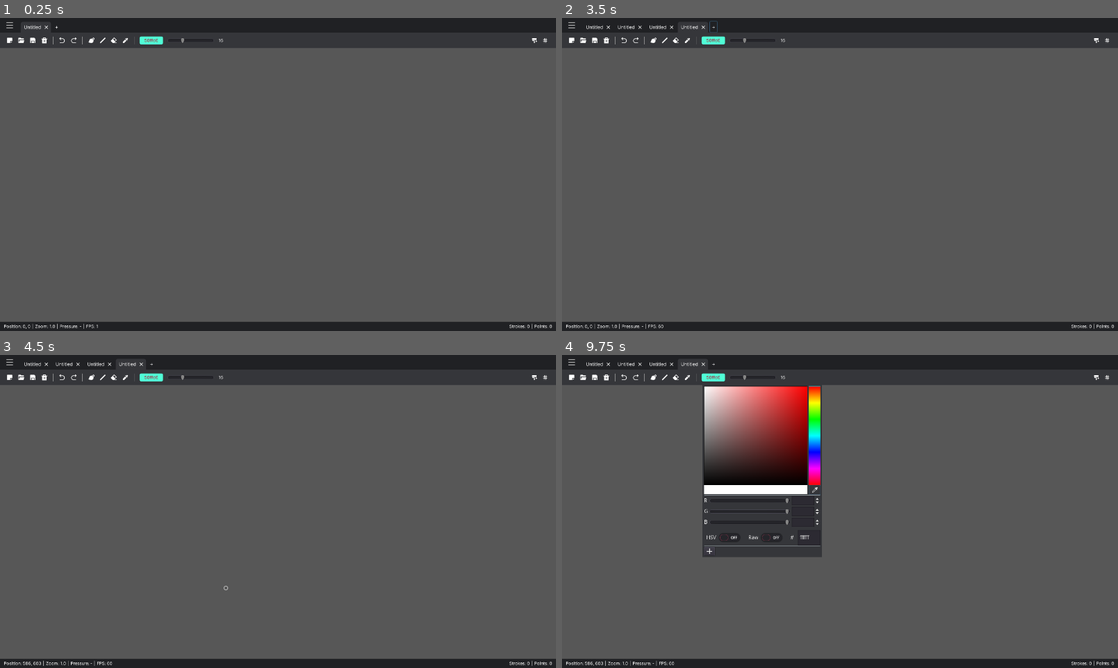
Above: before the commit, frames 1-4 (two rows, left to right).
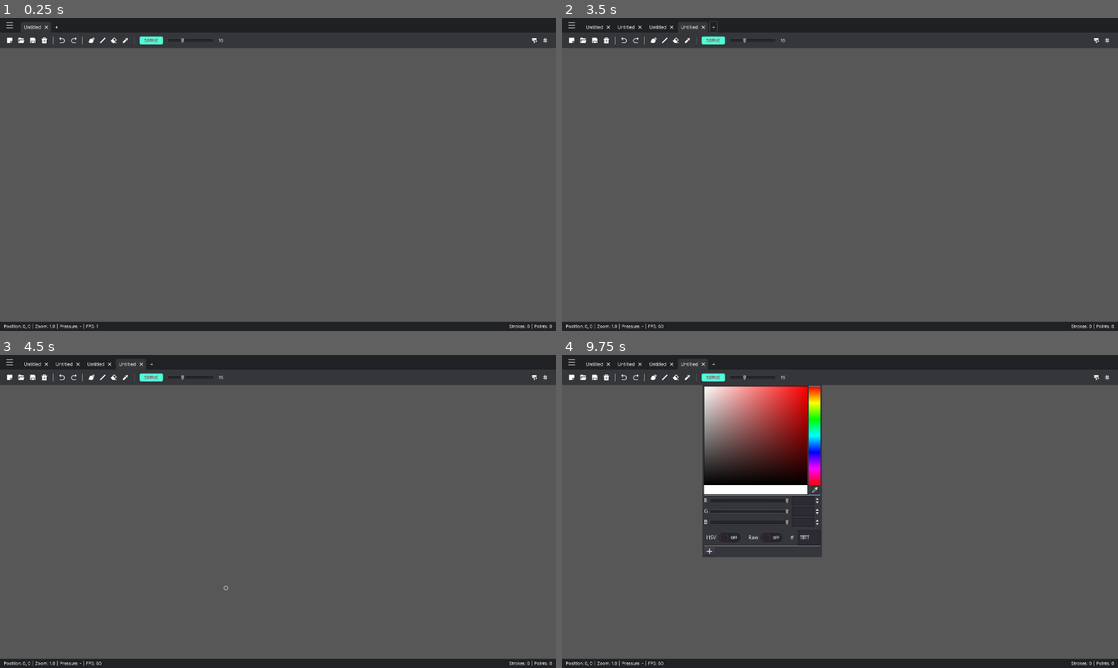
Above: after the commit, the same moments.

Repository: Epsilon0xCell/Lorien
Game: Godot game, scene res://Main.tscn
The game is run twice, just before and just after one commit, with the same random seed, the same clock (stepped at 60 frames per second) and the same inputs. The engine's default icon, where the game draws it, is replaced by a stand-in: a white triangle on a blue panel in a dark square.
Inputs (mouse positions are in pixels of both pictures, inside the frame that each line leads up to):
- Up to frame 1 (0.25 s): no input
- Up to frame 2 (3.5 s): click (573, 39) at 0.52 s; click (573, 39) at 1.27 s; click "Untitled" at 2 s; click "+" at 2.75 s
- Up to frame 3 (4.5 s): click (22, 376) at 3.5 s; click "Cancel" at 4.25 s
- Up to frame 4 (9.75 s): click (606, 376) at 5 s; click (623, 376) at 5.75 s; click (634, 376) at 6.5 s; click (650, 376) at 7.25 s; click (662, 376) at 8 s; click (689, 376) at 8.75 s; click "50ffd6" at 9.5 s

Frames 1-2 are identical in both runs. In frame 3, 0.1% of the frame differs, in the area x 4-21%, y 97-100%; in frame 4, 0.1%.

Commit message:
Handle unsaved changes on exit

Diff:
--- /dev/null
+++ b/lorien/Assets/Fonts/font_14b.tres
@@ -0,0 +1,8 @@
+[gd_resource type="DynamicFont" load_steps=2 format=2]
+
+[ext_resource path="res://Assets/Fonts/Inter-Bold.ttf" type="DynamicFontData" id=1]
+
+[resource]
+size = 14
+use_filter = true
+font_data = ExtResource( 1 )
--- a/lorien/InfiniteCanvas/InfiniteCanvas.gd
+++ b/lorien/InfiniteCanvas/InfiniteCanvas.gd
@@ -9,7 +9,6 @@
 	var point_count: int
 	var stroke_count: int
 	var current_pressure: float
-	var current_brush_position: Vector2
 
 # -------------------------------------------------------------------------------------------------
 onready var _line2d_container: Node2D = $Viewport/Strokes
@@ -49,13 +48,8 @@
 # -------------------------------------------------------------------------------------------------
 func _physics_process(delta: float) -> void:
 	if _is_enabled:
-		var brush_position: Vector2
-
-		if _last_mouse_motion != null:
-			brush_position = _camera.xform(_last_mouse_motion.global_position)
-			info.current_brush_position = brush_position
-
 		if _current_line_2d != null && _last_mouse_motion != null:
+			var brush_position: Vector2 = _camera.xform(_last_mouse_motion.global_position)
 			var pressure = _last_mouse_motion.pressure
 			pressure = pressure_curve.interpolate(pressure)
 			add_point(brush_position, pressure)
@@ -205,6 +199,10 @@
 	return _camera.zoom.x
 
 # -------------------------------------------------------------------------------------------------
+func get_camera_offset() -> Vector2:
+	return _camera.offset
+
+# -------------------------------------------------------------------------------------------------
 func clear() -> void:
 	for l in _line2d_container.get_children():
 		_line2d_container.remove_child(l)
--- a/lorien/Main.gd
+++ b/lorien/Main.gd
@@ -9,9 +9,12 @@
 onready var _ui_toolbar: UIToolbar = $UIToolbar
 
 onready var _file_dialog: FileDialog = $FileDialog
+onready var _ui_dialog_generic_alert: AcceptDialog = $GenericAlertDialog
+onready var _ui_dialog_unsaved_changes: WindowDialog = $UIDialogUnsavedChanges
 
 # -------------------------------------------------------------------------------------------------
 func _ready():
+	get_tree().set_auto_accept_quit(false)
 	_canvas.set_background_color(default_canvas_color)
 	_file_dialog.current_dir = Config.DEFAULT_FILE_DIALOG_PATH
 
@@ -30,9 +33,22 @@
 	_ui_titlebar.connect("project_selected", self, "_on_project_selected")
 	_ui_titlebar.connect("project_closed", self, "_on_project_closed")
 
+	_ui_dialog_unsaved_changes.connect("save_changes", self, "_on_exit_with_changes_saved")
+	_ui_dialog_unsaved_changes.connect("discard_changes", self, "_on_exit_with_changes_discarded")
+	_ui_dialog_unsaved_changes.connect("cancel_exit", self, "_on_exit_cancled")
+
 	# Create the default project
 	# TODO: once project managament is fully implemented, this should be replaced with last open (at exit) files
 	_create_default_project()
+
+# -------------------------------------------------------------------------------------------------
+func _notification(what):
+	if NOTIFICATION_WM_QUIT_REQUEST == what:
+		if !_ui_dialog_unsaved_changes.visible:
+			if ProjectManager.has_unsaved_changes():
+				_ui_dialog_unsaved_changes.popup()
+			else:
+				get_tree().quit()
 
 # -------------------------------------------------------------------------------------------------
 func _physics_process(delta):
@@ -40,7 +56,7 @@
 	_ui_statusbar.set_stroke_count(_canvas.info.stroke_count)
 	_ui_statusbar.set_point_count(_canvas.info.point_count)
 	_ui_statusbar.set_pressure(_canvas.info.current_pressure)
-	_ui_statusbar.set_brush_position(_canvas.info.current_brush_position)
+	_ui_statusbar.set_camera_position(_canvas.get_camera_offset())
 	_ui_statusbar.set_camera_zoom(_canvas.get_camera_zoom())
 	_ui_statusbar.set_fps(Engine.get_frames_per_second())
 
@@ -209,6 +225,23 @@
 		project.undo_redo.redo()
 
 # -------------------------------------------------------------------------------------------------
+func _on_exit_with_changes_saved() -> void:
+	if ProjectManager.has_unsaved_projects():
+		_ui_dialog_generic_alert.dialog_text = "Auto-saving not possible for file \"Untitled\".\nPlease save it manually."
+		_ui_dialog_generic_alert.popup_centered()
+	else:
+		ProjectManager.save_all_projects()
+		get_tree().quit()
+
+# -------------------------------------------------------------------------------------------------
+func _on_exit_with_changes_discarded() -> void:
+	get_tree().quit()
+
+# -------------------------------------------------------------------------------------------------
+func _on_exit_cancled() -> void:
+	_ui_dialog_unsaved_changes.hide()
+
+# -------------------------------------------------------------------------------------------------
 func _on_InfiniteCanvas_mouse_entered():
 	_canvas.enable()
 
--- a/lorien/Main.tscn
+++ b/lorien/Main.tscn
@@ -6,6 +6,7 @@
 [ext_resource path="res://UI/UITitlebar.tscn" type="PackedScene" id=4]
 [ext_resource path="res://UI/UIMenuPopup.tscn" type="PackedScene" id=5]
 [ext_resource path="res://UI/UIToolbar.tscn" type="PackedScene" id=6]
+[ext_resource path="res://UI/Dialogs/UIDialogUnsavedChanges.tscn" type="PackedScene" id=7]
 
 [sub_resource type="StyleBoxFlat" id=1]
 bg_color = Color( 0.207843, 0.211765, 0.227451, 1 )
@@ -62,6 +63,16 @@
 current_file = "Lorien"
 current_path = "/Projects/Other/lorien/lorien/Lorien"
 
+[node name="UIDialogUnsavedChanges" parent="." instance=ExtResource( 7 )]
+anchor_left = 0.5
+anchor_top = 0.5
+anchor_right = 0.5
+anchor_bottom = 0.5
+margin_left = -203.0
+margin_top = -55.0
+margin_right = 203.0
+margin_bottom = 55.0
+
 [node name="BrushColorPickerPopup" type="Popup" parent="."]
 margin_left = 364.0
 margin_top = 77.0
@@ -81,10 +92,10 @@
 }
 
 [node name="ColorPicker" type="ColorPicker" parent="BrushColorPickerPopup/PanelContainer"]
-margin_left = 80.0
-margin_top = 80.0
-margin_right = 388.0
-margin_bottom = 518.0
+margin_left = 104.0
+margin_top = 104.0
+margin_right = 412.0
+margin_bottom = 542.0
 edit_alpha = false
 __meta__ = {
 "_edit_use_anchors_": false
@@ -111,10 +122,10 @@
 }
 
 [node name="ColorPicker" type="ColorPicker" parent="BackgroundColorPickerPopup/PanelContainer"]
-margin_left = 80.0
-margin_top = 80.0
-margin_right = 390.0
-margin_bottom = 518.0
+margin_left = 104.0
+margin_top = 104.0
+margin_right = 414.0
+margin_bottom = 542.0
 edit_alpha = false
 __meta__ = {
 "_edit_use_anchors_": false
@@ -124,5 +135,16 @@
 margin_top = 38.0
 margin_bottom = 238.0
 
+[node name="GenericAlertDialog" type="AcceptDialog" parent="."]
+anchor_left = 0.5
+anchor_top = 0.5
+anchor_right = 0.5
+anchor_bottom = 0.5
+margin_left = -41.5
+margin_top = -29.0
+margin_right = 41.5
+margin_bottom = 29.0
+dialog_text = "Generic message. "
+
 [connection signal="mouse_entered" from="InfiniteCanvas" to="." method="_on_InfiniteCanvas_mouse_entered"]
 [connection signal="mouse_exited" from="InfiniteCanvas" to="." method="_on_InfiniteCanvas_mouse_exited"]
--- a/lorien/ProjectManager/ProjectManager.gd
+++ b/lorien/ProjectManager/ProjectManager.gd
@@ -51,6 +51,12 @@
 	project.dirty = false
 
 # -------------------------------------------------------------------------------------------------
+func save_all_projects() -> void:
+	for p in _open_projects:
+		if !p.filepath.empty() && p.loaded && p.dirty:
+			save_project(p)
+
+# -------------------------------------------------------------------------------------------------
 func _load_project(project: Project) -> void:
 	if !project.loaded:
 		Serializer.deserialize(project)
@@ -73,6 +79,20 @@
 	return null
 
 # -------------------------------------------------------------------------------------------------
+func has_unsaved_changes() -> bool:
+	for p in _open_projects:
+		if p.dirty:
+			return true
+	return false
+
+# -------------------------------------------------------------------------------------------------
+func has_unsaved_projects() -> bool:
+	for p in _open_projects:
+		if p.dirty && p.filepath.empty():
+			return true
+	return false
+
+# -------------------------------------------------------------------------------------------------
 func get_project_count() -> int:
 	return _open_projects.size()
 
--- /dev/null
+++ b/lorien/UI/Dialogs/UIDialogUnsavedChanges.gd
@@ -0,0 +1,14 @@
+extends WindowDialog
+
+# -------------------------------------------------------------------------------------------------
+const ACTION_DISCARD := "discard_changes"
+
+# -------------------------------------------------------------------------------------------------
+signal cancel_exit
+signal save_changes
+signal discard_changes
+
+# -------------------------------------------------------------------------------------------------
+func _on_CancelButton_pressed(): emit_signal("cancel_exit")
+func _on_SaveButton_pressed(): emit_signal("save_changes")
+func _on_DiscardButton_pressed(): emit_signal("discard_changes")
--- /dev/null
+++ b/lorien/UI/Dialogs/UIDialogUnsavedChanges.tscn
@@ -0,0 +1,68 @@
+[gd_scene load_steps=4 format=2]
+
+[ext_resource path="res://Assets/Fonts/font_12.tres" type="DynamicFont" id=1]
+[ext_resource path="res://UI/Dialogs/UIDialogUnsavedChanges.gd" type="Script" id=2]
+[ext_resource path="res://Assets/Fonts/font_14b.tres" type="DynamicFont" id=3]
+
+[node name="UIDialogUnsavedChanges" type="WindowDialog"]
+margin_right = 406.0
+margin_bottom = 110.0
+custom_fonts/title_font = ExtResource( 3 )
+window_title = "Save changes?"
+script = ExtResource( 2 )
+__meta__ = {
+"_edit_use_anchors_": false
+}
+
+[node name="HBoxContainer" type="HBoxContainer" parent="."]
+anchor_top = 1.0
+anchor_right = 1.0
+anchor_bottom = 1.0
+margin_top = -41.4898
+margin_bottom = -11.4898
+custom_constants/separation = 20
+alignment = 1
+__meta__ = {
+"_edit_group_": true,
+"_edit_use_anchors_": false
+}
+
+[node name="SaveButton" type="Button" parent="HBoxContainer"]
+margin_left = 109.0
+margin_right = 150.0
+margin_bottom = 30.0
+custom_fonts/font = ExtResource( 1 )
+text = "Save"
+
+[node name="DiscardButton" type="Button" parent="HBoxContainer"]
+margin_left = 170.0
+margin_right = 225.0
+margin_bottom = 30.0
+custom_fonts/font = ExtResource( 1 )
+text = "Discard"
+
+[node name="CancelButton" type="Button" parent="HBoxContainer"]
+margin_left = 245.0
+margin_right = 297.0
+margin_bottom = 30.0
+custom_fonts/font = ExtResource( 1 )
+text = "Cancel"
+
+[node name="Label" type="Label" parent="."]
+anchor_left = 0.5
+anchor_right = 0.5
+margin_left = -186.5
+margin_right = 186.5
+margin_bottom = 70.0
+custom_fonts/font = ExtResource( 1 )
+text = "There are unsaved changes. Do you want to keep them before exiting Lorien?"
+align = 1
+valign = 1
+autowrap = true
+__meta__ = {
+"_edit_use_anchors_": false
+}
+
+[connection signal="pressed" from="HBoxContainer/SaveButton" to="." method="_on_SaveButton_pressed"]
+[connection signal="pressed" from="HBoxContainer/DiscardButton" to="." method="_on_DiscardButton_pressed"]
+[connection signal="pressed" from="HBoxContainer/CancelButton" to="." method="_on_CancelButton_pressed"]
--- a/lorien/UI/UIStatusbar.gd
+++ b/lorien/UI/UIStatusbar.gd
@@ -29,7 +29,7 @@
 	_fps_label.text = "FPS: %d" % Engine.get_frames_per_second()
 
 # -------------------------------------------------------------------------------------------------
-func set_brush_position(pos: Vector2) -> void:
+func set_camera_position(pos: Vector2) -> void:
 	_position_label.text = "Position: %d, %d" % [pos.x, pos.y]
 
 # -------------------------------------------------------------------------------------------------
Not shown: 1 places in lorien/Main.tscn that only renumber resources
